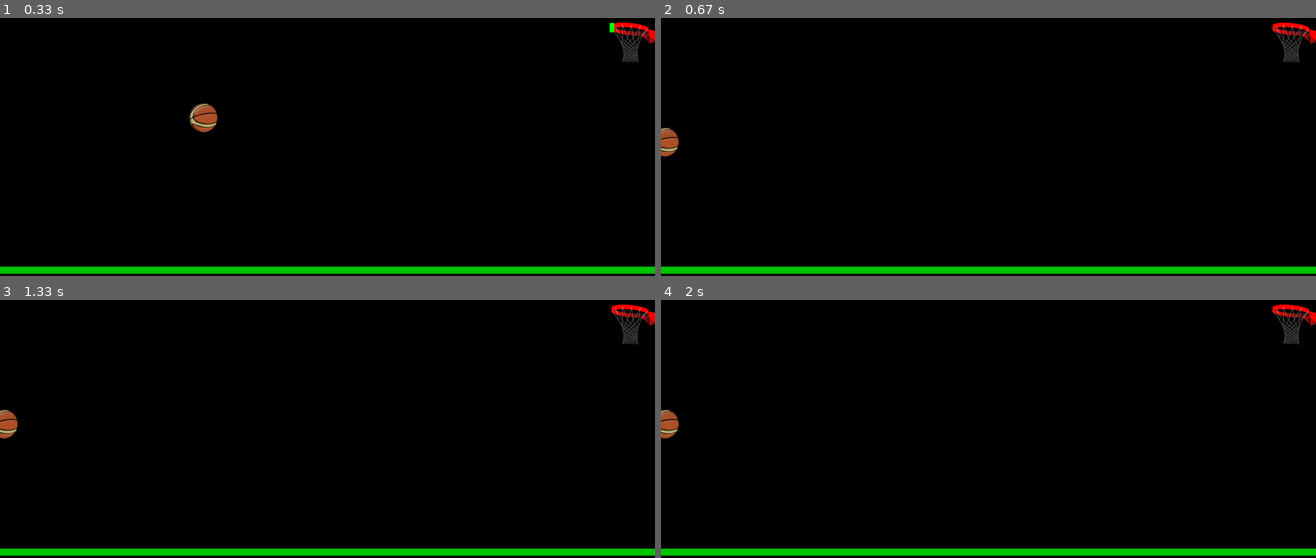
Above: before the commit, frames 1-4 (two rows, left to right).
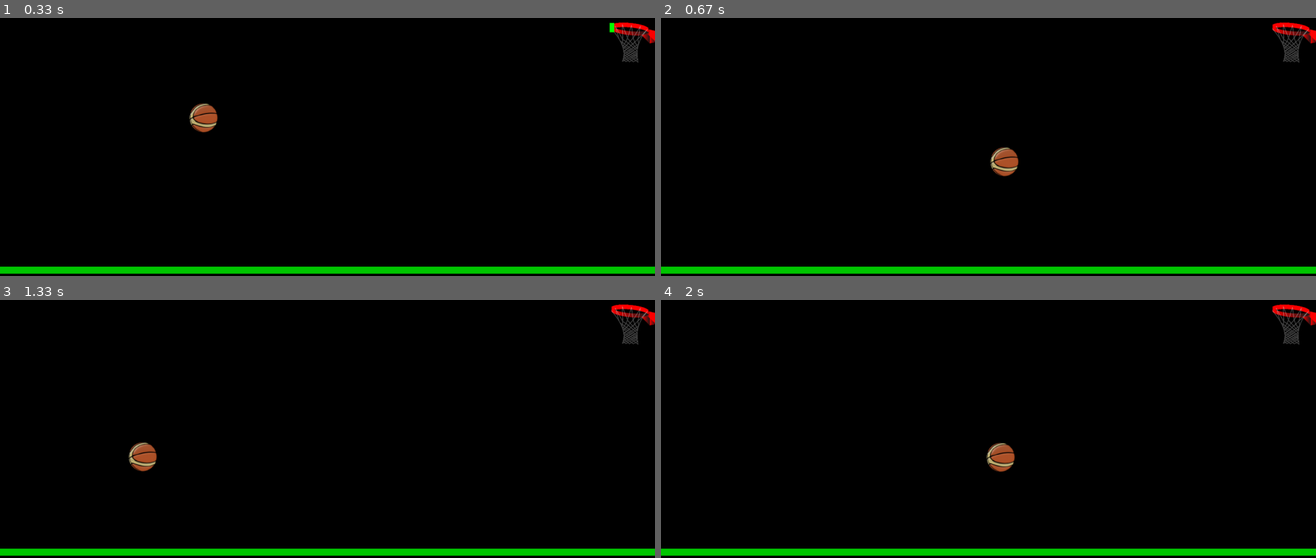
Above: after the commit, the same moments.

Repository: IGNITE-Pathways/Hoops
Game: pygame game, started from Pygame Hoops.py
Same seed, same stepped clock (60 frames per second), same inputs: the game is played once before the commit and once after it.
Inputs (mouse positions are in pixels of both pictures, inside the frame that each line leads up to):
- Up to frame 1 (0.33 s): no input
- Up to frame 2 (0.67 s): click (1198, 79) at 0.38 s
- Up to frame 3 (1.33 s): no input
- Up to frame 4 (2 s): no input

Frame 1 is identical in both runs. In frame 2, 0.6% of the frame differs, in the area x 0-55%, y 42-62%; in frame 3, 0.6%; in frame 4, 0.6%.

Commit message:
"working" bounce
The bounce works, but can be improved and polished.

Diff:
--- a/Pygame Hoops.py
+++ b/Pygame Hoops.py
@@ -18,6 +18,7 @@
 hy=250
 ball_size=75
 shoot=False
+damp=0.8
 
 g=9.8
 def get_path(ball_pos,vx,vy):
@@ -25,58 +26,58 @@
     vfx = 0
     vfy = 0
     height_gained=0
-    print("x",ball_pos[0],"y",ball_pos[1],"vx",vx,"vy",vy)
+    #print("x",ball_pos[0],"y",ball_pos[1],"vx",vx,"vy",vy)
     t=0
     while True:
         x = vx * t
         y = vy * t + (g * t * t * 0.5) + ball_pos[1]
         path.append((x+ball_pos[0],(y)))
-        print(x + ball_pos[0],y)
+        #print(x + ball_pos[0],y)
         t+=0.3
         height_gained = y-ball_pos[1]
         if x + ball_pos[0] > screenWidth - ball_size/2:
             #Hitting Right Wall
-            vfx = -vx*0.9
+            vfx = -vx*damp
             vertex_x = ball_pos[0] - vx*(vy/g)
             vertex_y = screenHeight-(screenHeight - ball_pos[1])-((0.5*vy*vy)/g)
             if x + ball_pos[0] > vertex_x:
-                print("Hitting Right Wall: downward")
-                vfy = math.sqrt((vy*vy)+(2*g*height_gained))*0.9
+                #print("Hitting Right Wall: downward")
+                vfy = math.sqrt((vy*vy)+(2*g*height_gained))*damp
             else:
-                print("Hitting Right Wall: upward")
-                vfy = -math.sqrt((vy*vy)+(2*g*height_gained))*0.9
+                #print("Hitting Right Wall: upward")
+                vfy = -math.sqrt((vy*vy)+(2*g*height_gained))*damp
             #print("vertex-x",vertex_x,"vertex-y",vertex_y)
             break
         elif x + ball_pos[0] < ball_size/2:
             #Hitting Left Wall
-            vfx = -vx*0.9
+            vfx = -vx*damp
             vertex_x = ball_pos[0] - vx*(vy/g)
             vertex_y = screenHeight-(screenHeight - ball_pos[1])-((0.5*vy*vy)/g)
             if x + ball_pos[0] < vertex_x:
-                vfy = math.sqrt((vy*vy)+(2*g*height_gained))*0.9
-                print("Hitting Left Wall: downward")
+                vfy = math.sqrt((vy*vy)+(2*g*height_gained))*damp
+               #print("Hitting Left Wall: downward")
             else:
-                vfy = -math.sqrt((vy*vy)+(2*g*height_gained))*0.9
-                print("Hitting Left Wall: upward")
+                vfy = -math.sqrt((vy*vy)+(2*g*height_gained))*damp
+                #print("Hitting Left Wall: upward")
             #print("vertex-x",vertex_x,"vertex-y",vertex_y)
             break
-        elif y > screenHeight - ball_size/2:
+        elif y > screenHeight - ball_size/2 - 15:
             #Hitting Floor
-            vfx = vx*0.9
-            vfy = -math.sqrt((vy*vy)+(2*g*height_gained))*0.9
-            if x + ball_pos[0] > 0:
-                print("Hitting Floor: forward")
-            else:
-                print("Hitting Floor: backward")
+            vfx = vx*damp
+            vfy = -math.sqrt((vy*vy)+(2*g*height_gained))*damp
+            #if x + ball_pos[0] > 0:
+                #print("Hitting Floor: forward")
+            #else:
+                #print("Hitting Floor: backward")
             break
         elif y < ball_size/2:
             #Hitting Ceiling
-            vfx = vx*0.9
-            vfy = math.sqrt((vy*vy)+(2*g*height_gained))*0.9
-            if x + ball_pos[0] > 0:
-                print("Hitting Ceiling: forward")
-            else:
-                print("Hitting Ceiling: backward")
+            vfx = vx*damp
+            vfy = math.sqrt((vy*vy)+(2*g*height_gained))*damp
+            #if x + ball_pos[0] > 0:
+                #print("Hitting Ceiling: forward")
+            #else:
+                #print("Hitting Ceiling: backward")
             break
     #print("vfx",vfx,"vfy",vfy,"height_gained",-height_gained)
     return path, (x + ball_pos[0], y), vfx, vfy
@@ -92,7 +93,7 @@
     speed = math.sqrt((by+round(ball_size/2)-pos[1])*(by+round(ball_size/2)-pos[1]) + (bx+round(ball_size/2)-pos[0])*(bx+round(ball_size/2)-pos[0]))
     if pos[0] > bx+round(ball_size/2):
          speed = -speed
-    print("speed",speed, "angle", angle, "slope", slope)
+    #print("speed",speed, "angle", angle, "slope", slope)
     ball_pos=(bx+round(ball_size/2),by+round(ball_size/2))
     return get_path(ball_pos,speed * math.cos(angle),speed * math.sin(angle))
 
@@ -118,7 +119,7 @@
         pygame.display.update()
         rim = pygame.Rect(hx,hy+10,95,20)
         if a == collision_point:
-            bounce_ball(collision_point, vx, vy)
+            bounce_ball(path[len(path)-2], vx, vy)
         if rim.collidepoint((a[0],a[1])):
             print("Goal!!")
 
@@ -128,7 +129,7 @@
             if event.type == pygame.QUIT:
                 pygame.quit()
             if event.type == pygame.MOUSEBUTTONDOWN:
-                print("mouse down")
+                #print("mouse down")
                 if event.button==1:
                     print("pos",event.pos[0],event.pos[1])
                     shoot=True
@@ -151,7 +152,7 @@
             elif event.type == pygame.MOUSEBUTTONUP:
                 reset_field()
                 if event.button==1:
-                    print("shoot done",event.pos[0],event.pos[1] )
+                    #print("shoot done",event.pos[0],event.pos[1] )
                     screen.blit(ball, (bx, by))
                     path, collision_point, vx, vy  = calc_trajectory(lastPos)
                     for a in path:
@@ -165,7 +166,7 @@
                         rim = pygame.Rect(hx,hy+10,95,20)
                         if a == collision_point:
                             print("Bounce baby")
-                            bounce_ball(collision_point, vx, vy)
+                            bounce_ball(path[len(path)-2], vx, vy)
                         if rim.collidepoint((a[0],a[1])):
                             print("Goal!!")
                     shoot=False
